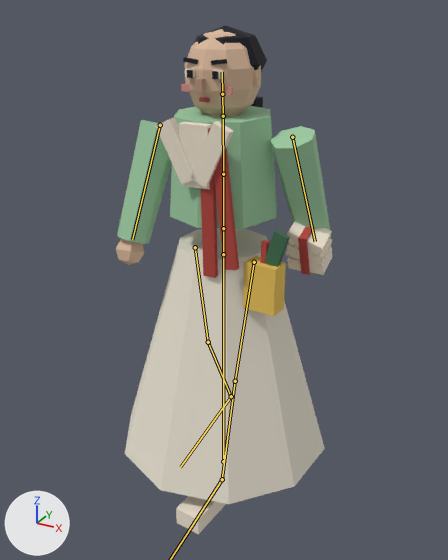
An edit to the glTF model assets3d/npcs/npc_N202.glb, drawn before and after from the same camera.
Rendered twice from a camera (50 mm lens) standing at (0.955, -1.736, 1.659) and looking at (0.002, -0.004, 0.793). Every picture has the same lights, and +X, +Y and +Z are marked at lower left. The older version comes first. Both versions are drawn at frame 14 of the action 'Walk'; the numbers are the values there. The bones that change, and the others that lie on the model, are drawn over the model as lines.

Objects in the first picture: 'npc_N202_part0', 'npc_N202_part1', 'npc_N202_part11', 'npc_N202_part12', 'npc_N202_part2', 'npc_N202_part3', 'npc_N202_part4', 'npc_N202_part5', 'npc_N202_part6', 'npc_N202_part7', 'npc_N202_part8', 'npc_N202_part9'.
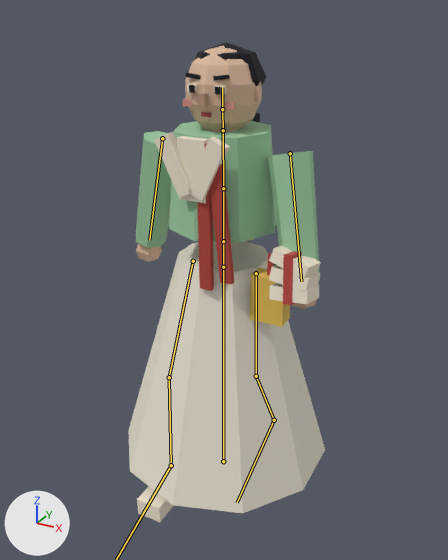
Where the change shows, as pixel boxes [x1, y1, x2, y2] in the pictures (448 x 560 px):
'npc_N202_part0', posed: before [125, 228, 325, 504]; after [128, 241, 325, 513]
'npc_N202_part2', posed (14% narrower, 15% taller): before [117, 106, 331, 244]; after [136, 121, 320, 280]
'npc_N202_part1', posed: before [155, 69, 332, 535]; after [137, 84, 321, 522]
'npc_N202_part4', posed: before [116, 29, 261, 265]; after [136, 46, 320, 309]
'npc_N202_part3', posed (7% narrower, 8% taller): before [201, 128, 314, 278]; after [197, 143, 302, 305]
'npc_N202_part11', posed (7% narrower): before [243, 256, 286, 317]; after [250, 268, 290, 327]
'npc_N202_part6', posed: before [183, 25, 267, 108]; after [185, 42, 266, 123]
'npc_N202_part12', posed (not visible afterwards): before [264, 230, 290, 267]
'npc_N202_part7', posed: before [181, 84, 233, 95]; after [183, 99, 235, 110]
bone 'Hips', root to tip: before (223, 254) to (223, 228); after (223, 267) to (223, 241)
bone 'Spine', root to tip: before (223, 228) to (223, 174); after (223, 241) to (223, 188)
bone 'Chest', root to tip: before (223, 174) to (223, 116); after (223, 188) to (223, 130)
bone 'Head', root to tip: before (222, 94) to (222, 72); after (222, 109) to (222, 87)
bone 'UpperArm.L', root to tip: before (292, 137) to (315, 241); after (290, 153) to (301, 281)
bone 'UpperArm.R', root to tip: before (160, 125) to (132, 239); after (162, 138) to (149, 240)
bone 'UpperLeg.L', root to tip: before (254, 262) to (235, 381); after (256, 273) to (256, 376)
bone 'LowerLeg.L', root to tip: before (235, 381) to (222, 479); after (256, 376) to (274, 420)
bone 'UpperLeg.R', root to tip: before (195, 247) to (208, 342); after (193, 261) to (169, 377)
bone 'LowerLeg.R', root to tip: before (208, 342) to (231, 396); after (169, 377) to (171, 465)

Patch to the scene script:
```diff
--- a/assets3d/npcs/npc_N202.glb.py
+++ b/assets3d/npcs/npc_N202.glb.py
@@ bone_hips @@
 bone_hips = bpy.data.objects['Armature'].pose.bones['Hips']  # child of 'Root'
-bone_hips.location = (0.0, 0.001, 0.0)
-bone_hips.rotation_quaternion = (0.999, 0.0, -0.043, 0.0)  # degrees (0, -5, 0)
+bone_hips.location = (0.0, -0.045, 0.0)
+bone_hips.rotation_quaternion = (1.0, 0.003, 0.016, 0.0)  # degrees (0, 2, 0)
@@ bone_spine @@
 bone_spine = bpy.data.objects['Armature'].pose.bones['Spine']  # child of 'Hips'
-bone_spine.rotation_quaternion = (1.0, 0.0, 0.0, 0.0)  # degrees (0, 0, 0)
+bone_spine.rotation_quaternion = (1.0, 0.002, -0.011, 0.0)  # degrees (0, -1, 0)
@@ bone_chest @@
 bone_chest = bpy.data.objects['Armature'].pose.bones['Chest']  # child of 'Spine'
-bone_chest.rotation_quaternion = (0.998, 0.017, 0.06, -0.001)  # degrees (2, 7, 0)
+bone_chest.rotation_quaternion = (1.0, 0.004, -0.016, 0.0)  # degrees (0, -2, 0)
@@ bone_head @@
 bone_head = bpy.data.objects['Armature'].pose.bones['Head']  # child of 'Neck'
-bone_head.rotation_quaternion = (1.0, 0.0, -0.026, 0.0)  # degrees (0, -3, 0)
+bone_head.rotation_quaternion = (1.0, -0.009, 0.023, 0.0)  # degrees (-1, 3, 0)
@@ bone_upperarm_l @@
 bone_upperarm_l = bpy.data.objects['Armature'].pose.bones['UpperArm.L']  # child of 'Chest'
-bone_upperarm_l.rotation_quaternion = (0.988, 0.152, 0.018, 0.018)  # degrees (17, 2, 2)
+bone_upperarm_l.rotation_quaternion = (0.994, -0.086, -0.006, -0.063)  # degrees (-10, -1, -7)
@@ bone_upperarm_r @@
 bone_upperarm_r = bpy.data.objects['Armature'].pose.bones['UpperArm.R']  # child of 'Chest'
-bone_upperarm_r.rotation_quaternion = (-0.982, 0.184, -0.022, -0.022)  # degrees (-21, 3, 2)
+bone_upperarm_r.rotation_quaternion = (-0.999, -0.018, 0.001, -0.051)  # degrees (2, 0, 6)
@@ bone_upperleg_l @@
 bone_upperleg_l = bpy.data.objects['Armature'].pose.bones['UpperLeg.L']  # child of 'Hips'
-bone_upperleg_l.rotation_quaternion = (0.991, -0.134, 0.0, 0.0)  # degrees (-15, 0, 0)
+bone_upperleg_l.rotation_quaternion = (1.0, 0.026, 0.0, 0.0)  # degrees (3, 0, 0)
@@ bone_lowerleg_l @@
 bone_lowerleg_l = bpy.data.objects['Armature'].pose.bones['LowerLeg.L']  # child of 'UpperLeg.L'
-bone_lowerleg_l.rotation_quaternion = (1.0, 0.026, 0.0, 0.0)  # degrees (3, 0, 0)
+bone_lowerleg_l.rotation_quaternion = (0.97, 0.242, 0.0, 0.0)  # degrees (28, 0, 0)
@@ bone_foot_l @@
 bone_foot_l = bpy.data.objects['Armature'].pose.bones['Foot.L']  # child of 'LowerLeg.L'
-bone_foot_l.rotation_quaternion = (0.994, 0.11, 0.0, 0.0)  # degrees (13, 0, 0)
+bone_foot_l.rotation_quaternion = (0.971, -0.24, 0.0, 0.0)  # degrees (-28, 0, 0)
@@ bone_upperleg_r @@
 bone_upperleg_r = bpy.data.objects['Armature'].pose.bones['UpperLeg.R']  # child of 'Hips'
-bone_upperleg_r.rotation_quaternion = (-0.996, -0.085, 0.0, 0.0)  # degrees (10, 0, 0)
+bone_upperleg_r.rotation_quaternion = (0.972, -0.235, 0.0, 0.0)  # degrees (-27, 0, 0)
@@ bone_lowerleg_r @@
 bone_lowerleg_r = bpy.data.objects['Armature'].pose.bones['LowerLeg.R']  # child of 'UpperLeg.R'
-bone_lowerleg_r.rotation_quaternion = (0.99, 0.139, 0.0, 0.0)  # degrees (16, 0, 0)
+bone_lowerleg_r.rotation_quaternion = (0.976, 0.216, 0.0, 0.0)  # degrees (25, 0, 0)
@@ bone_foot_r @@
 bone_foot_r = bpy.data.objects['Armature'].pose.bones['Foot.R']  # child of 'LowerLeg.R'
-bone_foot_r.rotation_quaternion = (0.975, -0.223, 0.0, 0.0)  # degrees (-26, 0, 0)
+bone_foot_r.rotation_quaternion = (1.0, 0.015, 0.0, 0.0)  # degrees (2, 0, 0)
```
